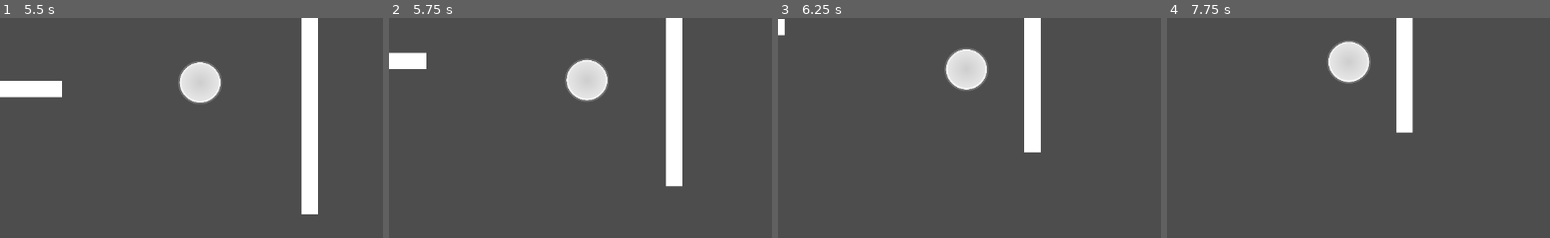
Above: before the commit, frames 1-4 (left to right).
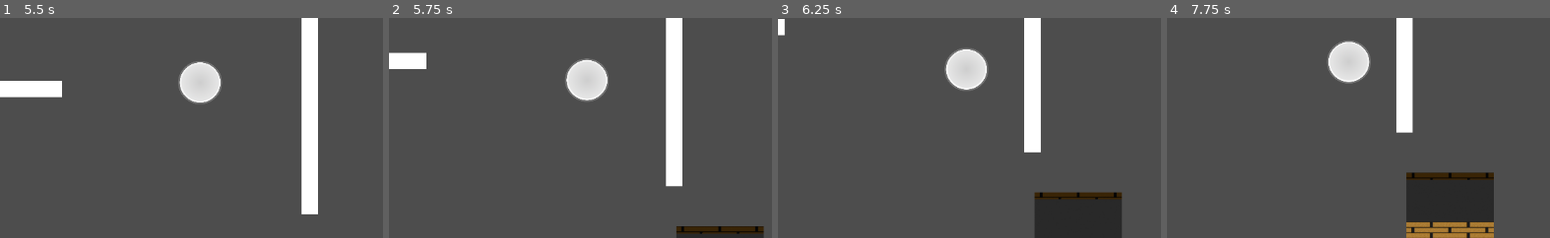
Above: after the commit, the same moments.

Repository: Moderrek/project-ricochet
Game: Godot game, scene res://scenes/levels/level_test.tscn
Two runs of this game, one before a commit and one after it. Both use one fixed random seed, a clock stepped at 60 frames per second and the inputs below. This scene is started directly instead of the project's main scene.
Inputs (mouse positions are % of the whole screen's width and height, from its top left):
- Up to frame 1 (5.5 s): move the mouse to (74, 45) at 0.52 s; click (74, 45) at 0.67 s; drag from (31, 55) to (35, 19) at 1.27 s; move the mouse to (62, 28) at 2.02 s; click (62, 28) at 2.17 s; drag from (46, 70) to (36, 35) at 2.77 s; move the mouse to (82, 65) at 3.52 s; click (82, 65) at 3.67 s; drag from (21, 35) to (22, 60) at 4.27 s; move the mouse to (56, 50) at 5.02 s; click (56, 50) at 5.17 s
- Up to frame 2 (5.75 s): no input
- Up to frame 3 (6.25 s): drag from (36, 25) to (16, 49) at 5.77 s
- Up to frame 4 (7.75 s): move the mouse to (74, 45) at 6.52 s; click (74, 45) at 6.67 s; drag from (31, 55) to (24, 13) at 7.27 s
The pictures show only the part of the screen within x 38-88%, y 50-100%; the shares and areas given below are measured in that part.

Frame 1 is identical in both runs. In frame 2, 1.2% of the frame differs, in the area x 75-98%, y 94-100%; in frame 3, 4.8%; in frame 4, 6.8%, in the area x 62-86%, y 70-100%.

Commit message:
fix: door texture

Diff:
--- a/scenes/interactables/door/door.tscn
+++ b/scenes/interactables/door/door.tscn
@@ -1,7 +1,7 @@
 [gd_scene format=3 uid="uid://b7t78m2mae27"]
 
-[ext_resource type="Texture2D" uid="uid://dol10hsc55dm2" path="res://icon.svg" id="1_6jnl5"]
 [ext_resource type="Script" uid="uid://bykiuitcghjlc" path="res://scenes/interactables/door/door.gd" id="1_57sya"]
+[ext_resource type="Texture2D" uid="uid://ctj13btnys8ks" path="res://assets/images/wall_test.png" id="2_57sya"]
 
 [sub_resource type="RectangleShape2D" id="RectangleShape2D_57sya"]
 size = Vector2(128, 128)
@@ -10,7 +10,8 @@
 script = ExtResource("1_57sya")
 
 [node name="Sprite2D" type="Sprite2D" parent="." unique_id=1686175031]
-texture = ExtResource("1_6jnl5")
+scale = Vector2(0.5, 0.5)
+texture = ExtResource("2_57sya")
 
 [node name="CollisionShape2D" type="CollisionShape2D" parent="." unique_id=485222403]
 shape = SubResource("RectangleShape2D_57sya")
